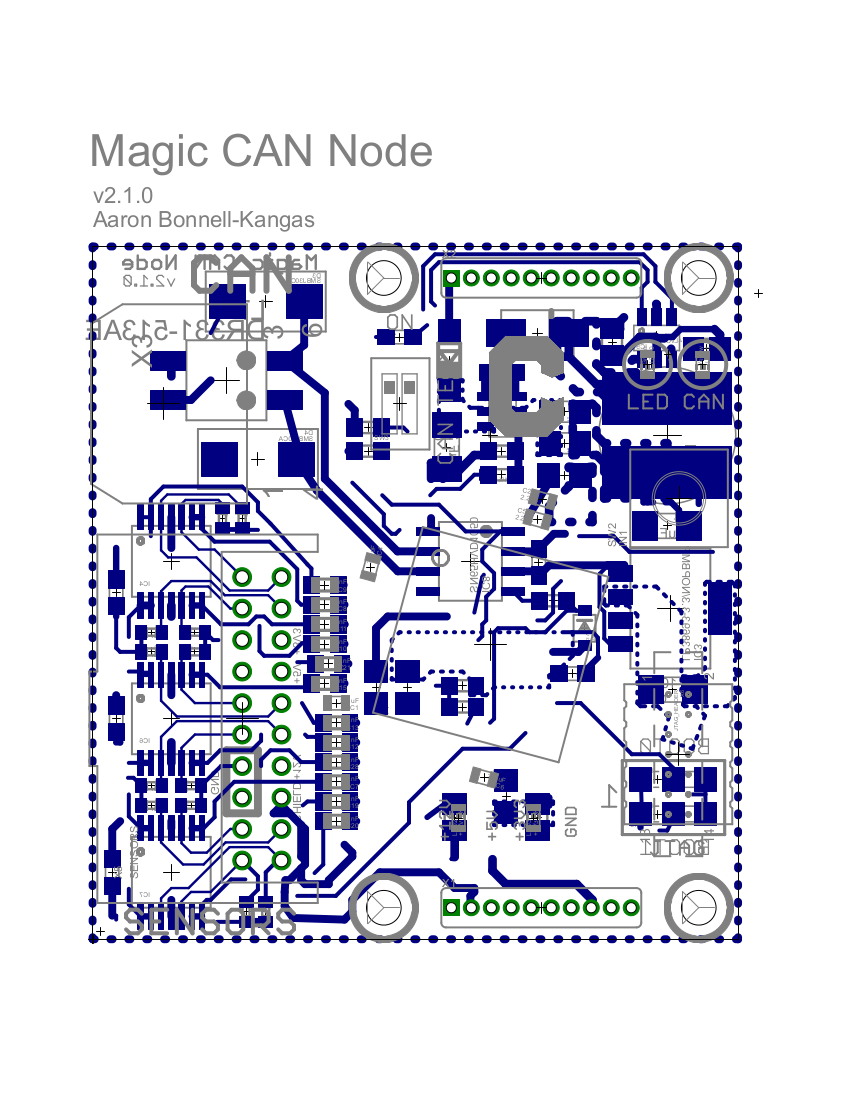
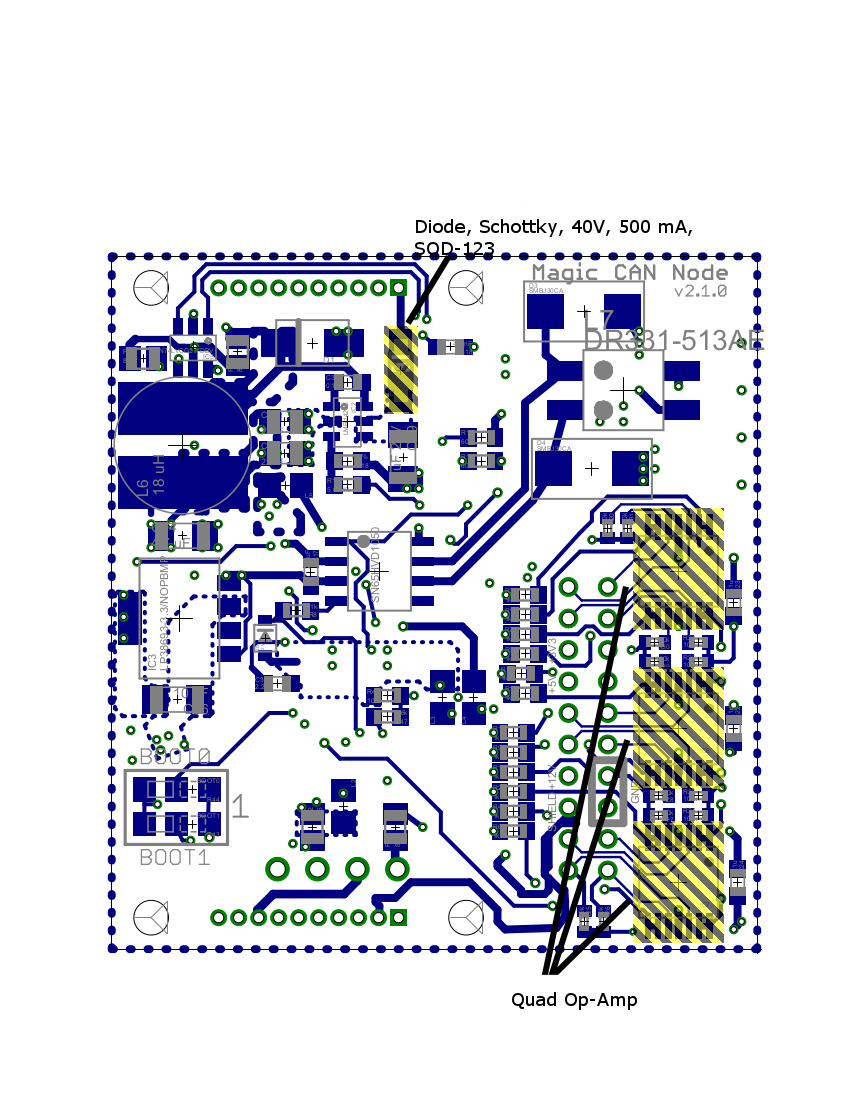
Two versions of the same layered image (w=850, h=1100). Layer-by-layer changes:
added group "#37" with 2 layers above "#36" over left=441, top=508, right=724, bottom=1010
added layer "Quad Op-Amp" in group "#37" over left=512, top=992, right=637, bottom=1010
showed "Item #37", moved it into group "#37", painted on it over left=126, top=500, right=724, bottom=1006
added group "#36" with 2 layers above "#35" over left=256, top=200, right=692, bottom=414
added layer "Diode, Schottky, 40V, 500 mA, ..." in group "#36" over left=415, top=219, right=692, bottom=255
showed "Item #36", moved it into group "#36", painted on it over left=256, top=200, right=574, bottom=414
painted on "erase" over left=397, top=134, right=743, bottom=247
renamed "Magic CAN Node_Bottom.pdf" to "Magic CAN Node.pdf", painted on it over left=85, top=133, right=765, bottom=1010
